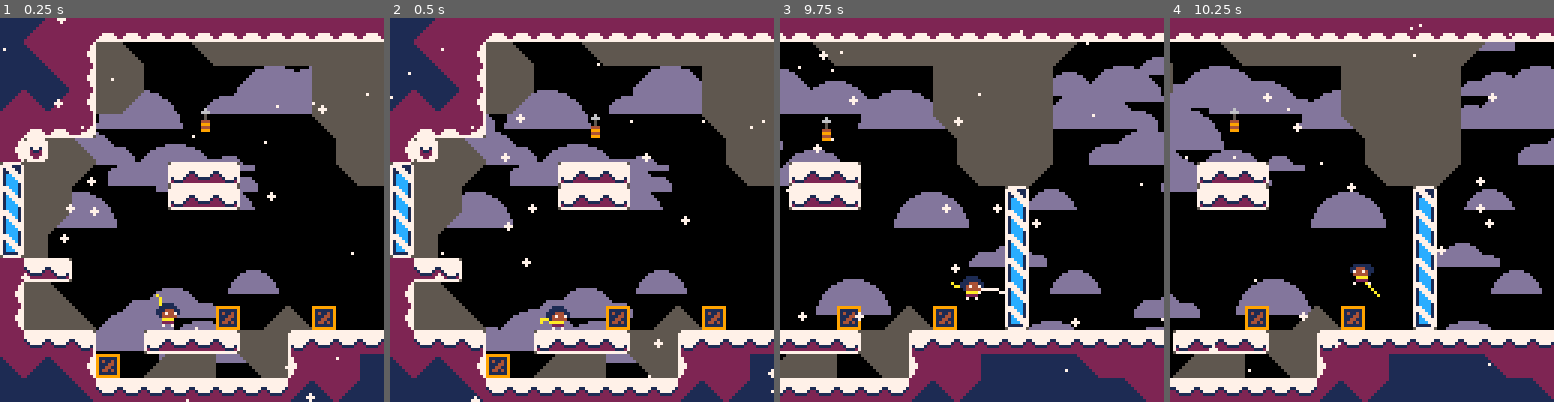
Above: before the commit, frames 1-4 (left to right).
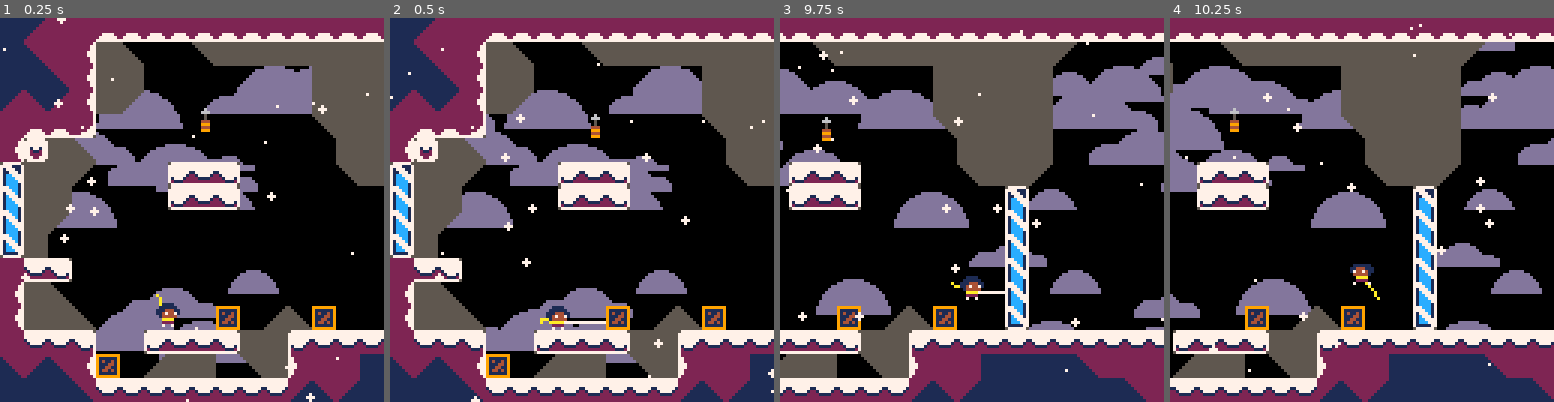
Above: after the commit, the same moments.

Repository: ExOK/Celeste2
Game: PICO-8 cartridge celeste2.p8
The game is run twice, just before and just after one commit, with the same random seed, the same clock (stepped at 60 frames per second) and the same inputs.
Inputs:
- Up to frame 1 (0.25 s): no input
- Up to frame 2 (0.5 s): tap X (X key) at 0.33 s
- Up to frame 3 (9.75 s): tap O (Z key) at 0.7, 1.7, 2.1, 2.5, 2.9, 3.3, 3.7, 4.1, 4.5, 4.9, 5.3, 5.7, 6.1, 6.5, 6.9, 7.3, 7.7, 8.1, 8.5, 8.9, 9.3, 9.7 s; tap X (X key) at 1.07, 1.85, 2.97, 4.08, 5.2, 6.32, 7.43, 8.55, 9.67 s; hold Right 1.6-2.1 s; hold Up 2.15-2.42 s; hold Right 2.47-3.03 s; hold Left 3.08-3.58 s; hold Down 3.63-3.97 s; hold Right 4.02-4.68 s; hold Up 4.73-5.03 s; hold Left 5.08-5.68 s; hold Down 5.73-6.03 s; hold Right 6.08-6.58 s; hold Right 6.63-7.13 s; hold Up 7.18-7.45 s; hold Right 7.5-8.07 s; hold Left 8.12-8.62 s; hold Down 8.67-9 s; hold Right 9.05-9.72 s
- Up to frame 4 (10.25 s): hold Up 9.77-10.07 s; tap O (Z key) at 10.1 s; hold Left from 10.12 s (still down)

Frame 1 is identical in both runs. In frame 2, less than 0.1% of the frame differs, in the area x 45-57%, y 78-80%; in frame 3, less than 0.1%; in frame 4, less than 0.1%.

Commit message:
Grapple max length and retraction mode

Diff:
--- a/player.lua
+++ b/player.lua
@@ -13,7 +13,7 @@
 player.grapple_wave = 0
 player.grapple_boost = false
 player.t_grapple_cooldown = 0
-player.grapple_ice_timer = 0
+player.grapple_retract = false
 
 player.state = 0
 player.frame = 0
@@ -30,6 +30,7 @@
 	self.grapple_x = self.x
 	self.grapple_y = self.y - 3
 	self.grapple_wave = 0
+	self.grapple_failed = false
 	self.t_grapple_cooldown = 6
 	self.t_var_jump = 0
 
@@ -99,6 +100,23 @@
 	if (self.t_grapple_cooldown > 0 and self.state < 1) then
 		self.t_grapple_cooldown -= 1
 	end
+
+	-- grapple retract
+	if (self.grapple_retract) then
+		self.grapple_x = approach(self.grapple_x, self.x, 12)
+		self.grapple_y = approach(self.grapple_y, self.y - 3, 6)
+
+		if (self.grapple_x == self.x and self.grapple_y == self.y - 3) then
+			self.grapple_retract = false
+		end
+	end
+
+	--[[
+		player states:
+			0 - normal
+			1 - throw grapple
+			2 - grapple attached to solid
+	]]
 
 	if (self.state == 0) then
 		-- normal state
@@ -160,8 +178,6 @@
 			self:start_grapple()
 		end
 
-		self.grapple_x = self.x
-
 	elseif (self.state == 1) then
 		-- throw grapple state
 
@@ -175,9 +191,12 @@
 				self.grapple_wave = 2
 				self.grapple_boost = false
 				freeze_time = 2
-			else
-				self.grapple_ice_timer = 0
-				self.state = 3
+			end
+
+			if (hit == 2 or (hit == 0 and abs(self.grapple_x - self.x) > 64)) then
+				self.grapple_retract = true
+				freeze_time = 2
+				self.state = 0
 			end
 		end
 
@@ -188,6 +207,7 @@
 		-- release
 		if (not input_grapple) then
 			self.state = 0
+			self.grapple_retract = true
 		end
 
 	elseif (self.state == 2) then
@@ -216,18 +236,11 @@
 		-- release
 		if (not input_grapple) then
 			self.state = 0
+			self.grapple_retract = true
 			self.facing *= -1
 			if (abs(self.speed_x) > 5) then
 				self.speed_x = sgn(self.speed_x) * 5
 			end
-		end
-
-	-- grapple hit ice
-	elseif (self.state == 3) then
-		self.grapple_ice_timer += 1
-		self.grapple_wave = 3
-		if (self.grapple_ice_timer > 5) then
-			self.state = 0
 		end
 	end
 
@@ -303,6 +316,11 @@
 		end
 	end
 
+	-- failed grapple
+	if (self.grapple_retract) then
+		line(self.x, self.y - 3, self.grapple_x, self.grapple_y, 7)
+	end
+
 	-- sprite
 	spr(self.spr, self.x - 4, self.y - 8, 1, 1, self.facing ~= 1)
 end
